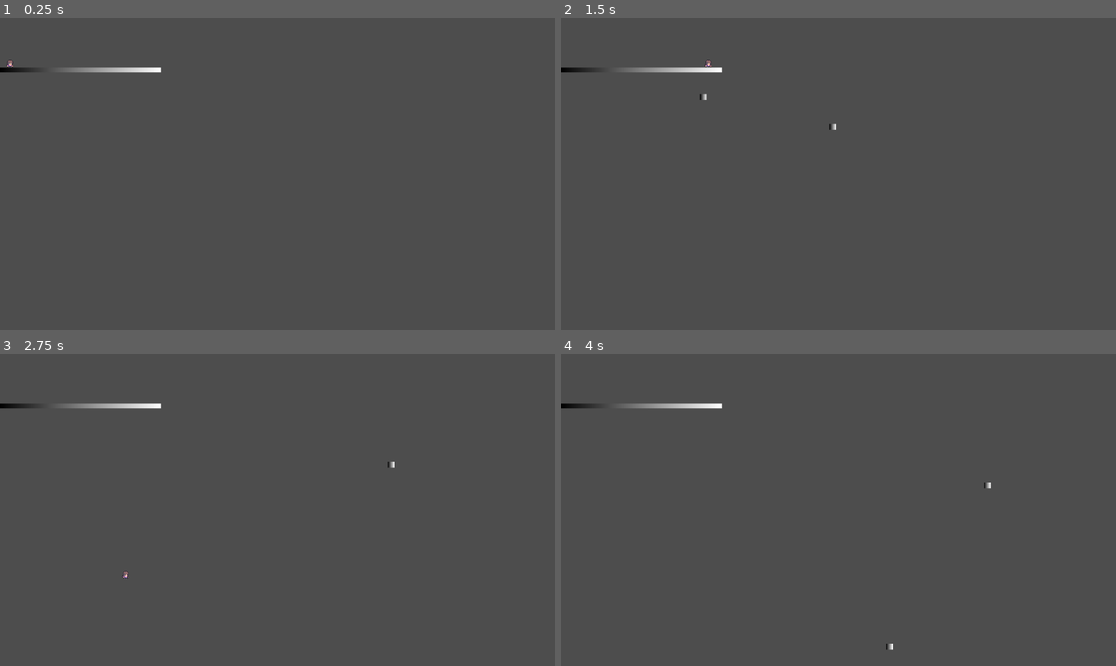
Above: before the commit, frames 1-4 (two rows, left to right).
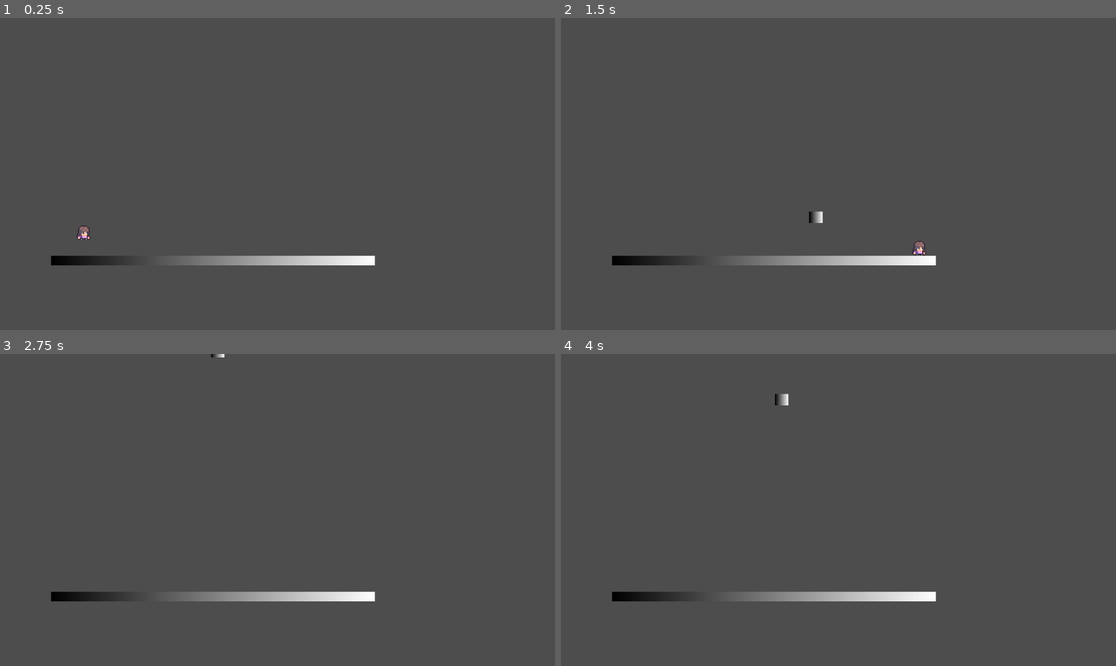
Above: after the commit, the same moments.

Repository: ajogerio/monkey-game
Game: Godot game, scene res://Scenes/game_scene.tscn
Two runs of this game, one before a commit and one after it. Both use one fixed random seed, a clock stepped at 60 frames per second and the inputs below. This scene is started directly instead of the project's main scene.
Inputs (mouse positions are in pixels of both pictures, inside the frame that each line leads up to):
- Up to frame 1 (0.25 s): no input
- Up to frame 2 (1.5 s): move the mouse to (960, 158) at 0.52 s; hold D (move_right) from 0.53 s (still down); click (960, 158) at 0.6 s; tap W (jump) at 0.77 s; move the mouse to (727, 189) at 1.27 s; click (727, 189) at 1.35 s
- Up to frame 3 (2.75 s): tap W (jump) at 1.52 s; move the mouse to (333, 441) at 2.02 s; release D (move_right) at 2.03 s; hold A (move_left) from 2.03 s (still down); click (333, 441) at 2.1 s
- Up to frame 4 (4 s): move the mouse to (810, 572) at 2.77 s; release A (move_left) at 2.78 s; hold D (move_right) from 2.78 s (still down); click (810, 572) at 2.85 s; tap W (jump) at 3.02, 3.77 s; move the mouse to (1005, 556) at 3.52 s; click (1005, 556) at 3.6 s

The runs differ from the first frame. In frame 1, 1.9% of the frame differs, in the area x 0-68%, y 13-80%; in frame 2, 2.1%; in frame 3, 1.9%; in frame 4, 2.0%.

Commit message:
feat: add camera

Diff:
--- /dev/null
+++ b/Scenes/camera_scene.tscn
@@ -0,0 +1,4 @@
+[gd_scene format=3 uid="uid://bumtdx3tb1pse"]
+
+[node name="Camera2D" type="Camera2D"]
+position = Vector2(547, 274)
--- a/Scenes/game_scene.tscn
+++ b/Scenes/game_scene.tscn
@@ -1,12 +1,17 @@
-[gd_scene load_steps=3 format=3 uid="uid://3q1avp6uo11r"]
+[gd_scene load_steps=4 format=3 uid="uid://3q1avp6uo11r"]
 
 [ext_resource type="PackedScene" uid="uid://lyabiikwtq6h" path="res://Scenes/player_scene.tscn" id="1_hoxpg"]
 [ext_resource type="PackedScene" uid="uid://d1r7exha8pl" path="res://Scenes/floor_scene.tscn" id="2_pn527"]
+[ext_resource type="PackedScene" uid="uid://bumtdx3tb1pse" path="res://Scenes/camera_scene.tscn" id="3_ap1i3"]
 
 [node name="Game" type="Node2D"]
 
 [node name="Player" parent="." instance=ExtResource("1_hoxpg")]
-position = Vector2(20, 78)
+position = Vector2(85, 189)
 
 [node name="Floor" parent="." instance=ExtResource("2_pn527")]
-position = Vector2(167, 108)
+position = Vector2(221, 250)
+
+[node name="Camera2D" parent="." instance=ExtResource("3_ap1i3")]
+position = Vector2(287, 160)
+zoom = Vector2(2, 2)
